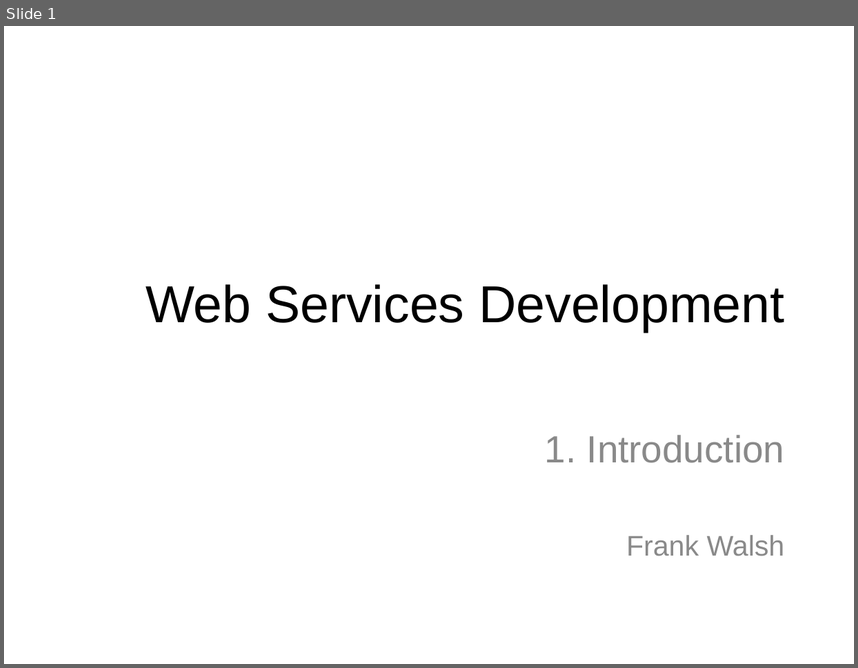
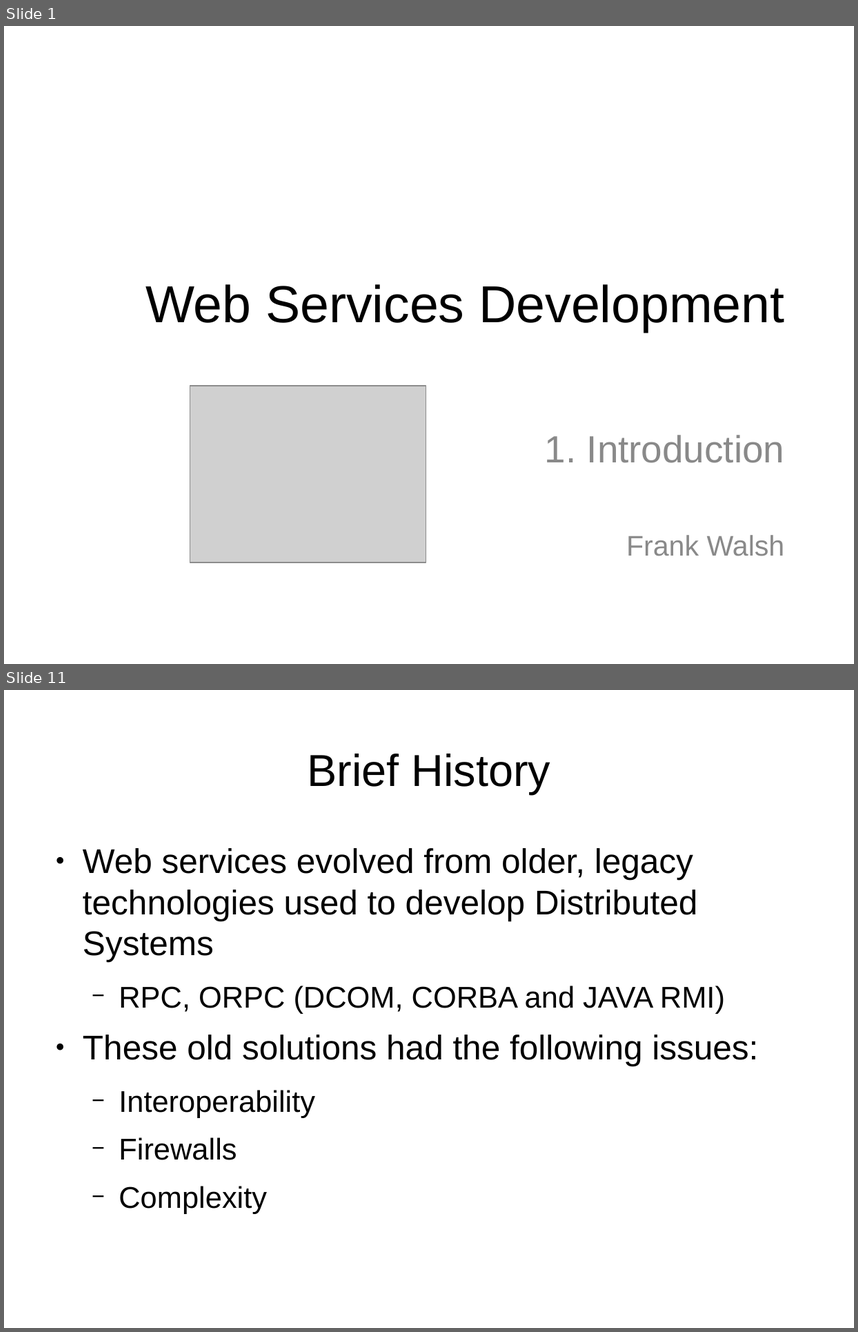
Before and after one commit to fxwalsh/webservicesdev-2016, a slide deck: topic01/talk-1/web-services-intro.odp. Shown one above the other, each under a label of ours: slide 1 before the commit, slides 1 and 11 after it; the slides between them are not shown. The pictures are 858x668 and 858x1332 pixels, drawn with LibreOffice and Linux fonts; fonts in the diff are those of the drawing; grey boxes stand for pictures. Boxes give left, top, right and bottom in pixels: in the first picture for what was removed or moved away, otherwise in the second. Text is boxed around its words. In the diff, an @@ line names an element or a change of style, - is before the commit and + after.

```diff
--- a/topic01/talk-1/web-services-intro.odp
+++ b/topic01/talk-1/web-services-intro.odp
@@ slide 11 added at [4,690,854,1328], background #FFFFFF @@
@@ title added at [307,753,550,794], 42.1 pt, text #000000 @@
+Brief History
@@ text added at [83,848,758,1213], 32.2 pt, text #000000 @@
+● Web services evolved from older, legacy technologies used to develop Distributed Systems
+  − RPC, ORPC (DCOM, CORBA and JAVA RMI)
+● These old solutions had the following issues:
+  − Interoperability
+  − Firewalls
+  − Complexity
@@ slide 1 changed as well @@
@@ picture added at [190,385,426,562] @@
```
Also in this commit, not shown: 1 other slide changed, 10 other slides added, 2 other files.
